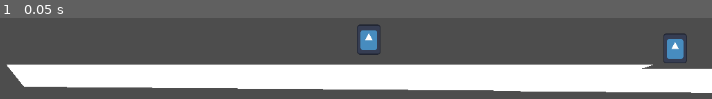
Above: before the commit, frame 1.
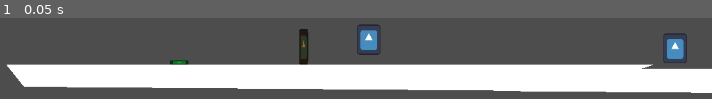
Above: after the commit, the same moment.

Repository: Yuanryan/Rune-Lengend
Game: Godot game, scene res://Scenes/Levels/level_2.tscn
The game is run twice, just before and just after one commit, with the same random seed, the same clock (stepped at 60 frames per second) and the same inputs. This scene is started directly instead of the project's main scene. The engine's default icon, where the game draws it, is replaced by a stand-in: a white triangle on a blue panel in a dark square.
Inputs:
- Up to frame 1 (0.05 s): no input

The runs differ from the first frame. In frame 1, 0.7% of the frame differs, in the area x 23-44%, y 13-59%.

Commit message:
Time door

Diff:
--- a/Scenes/LevelEdit/Objects/bullet.tscn
+++ b/Scenes/LevelEdit/Objects/bullet.tscn
@@ -11,6 +11,7 @@
 script = ExtResource("1_bullet")
 
 [node name="CollisionShape2D" type="CollisionShape2D" parent="."]
+visible = false
 shape = SubResource("RectangleShape2D_1")
 disabled = true
 
--- /dev/null
+++ b/Scenes/LevelEdit/Objects/button.tscn
@@ -0,0 +1,20 @@
+[gd_scene load_steps=4 format=3 uid="uid://bqxv8y7x8y7x8"]
+
+[ext_resource type="Script" uid="uid://iei0eyiunrfk" path="res://Scripts/Level/Objects/button.gd" id="1_0x8y7"]
+[ext_resource type="Texture2D" uid="uid://bqqm0qxmhq7yv" path="res://icon.svg" id="2_v32ik"]
+
+[sub_resource type="RectangleShape2D" id="RectangleShape2D_1x8y7"]
+size = Vector2(32, 8)
+
+[node name="Button" type="Area2D"]
+script = ExtResource("1_0x8y7")
+
+[node name="CollisionShape2D" type="CollisionShape2D" parent="."]
+position = Vector2(16, 4)
+shape = SubResource("RectangleShape2D_1x8y7")
+
+[node name="Sprite2D" type="Sprite2D" parent="."]
+modulate = Color(0.2, 0.8, 0.2, 1)
+position = Vector2(15.999998, 4)
+scale = Vector2(0.24999999, 0.0625)
+texture = ExtResource("2_v32ik")
--- /dev/null
+++ b/Scenes/LevelEdit/Objects/door.tscn
@@ -0,0 +1,34 @@
+[gd_scene load_steps=5 format=3 uid="uid://cnyimwluijpi3"]
+
+[ext_resource type="Script" uid="uid://bxr3gamy50kvl" path="res://Scripts/Level/Objects/door.gd" id="1_0x9y7"]
+[ext_resource type="Texture2D" uid="uid://bqqm0qxmhq7yv" path="res://icon.svg" id="2_0qngo"]
+[ext_resource type="PackedScene" uid="uid://bqxv8y7x8y7x8" path="res://Scenes/LevelEdit/Objects/button.tscn" id="2_0x9y7"]
+
+[sub_resource type="RectangleShape2D" id="RectangleShape2D_1x9y7"]
+size = Vector2(16, 64)
+
+[node name="Door" type="StaticBody2D"]
+collision_mask = 2
+script = ExtResource("1_0x9y7")
+open_duration = 2.0
+
+[node name="CollisionShape2D" type="CollisionShape2D" parent="."]
+unique_name_in_owner = true
+shape = SubResource("RectangleShape2D_1x9y7")
+
+[node name="Sprite2D" type="Sprite2D" parent="."]
+unique_name_in_owner = true
+modulate = Color(0.6, 0.4, 0.2, 1)
+position = Vector2(0, 9.536743e-07)
+scale = Vector2(0.12499999, 0.5)
+texture = ExtResource("2_0qngo")
+
+[node name="DoorTimer" type="Timer" parent="."]
+unique_name_in_owner = true
+wait_time = 3.0
+one_shot = true
+
+[node name="GameButton" parent="." instance=ExtResource("2_0x9y7")]
+unique_name_in_owner = true
+position = Vector2(0, 40)
+collision_mask = 2
--- /dev/null
+++ b/Scenes/LevelEdit/Tools/door_edit_tool.tscn
@@ -0,0 +1,6 @@
+[gd_scene load_steps=2 format=3 uid="uid://door_edit_tool"]
+
+[ext_resource type="Script" path="res://Scripts/Level/Tools/door_edit_tool.gd" id="1_door_edit"]
+
+[node name="DoorEditTool" type="Node2D"]
+script = ExtResource("1_door_edit")
--- a/Scenes/Levels/level_2.tscn
+++ b/Scenes/Levels/level_2.tscn
@@ -1,10 +1,11 @@
-[gd_scene load_steps=6 format=3 uid="uid://crejoacv1bekc"]
+[gd_scene load_steps=7 format=3 uid="uid://crejoacv1bekc"]
 
 [ext_resource type="Script" uid="uid://bfeqcf2b658ki" path="res://Scripts/Level/Objects/level.gd" id="1_oylv5"]
 [ext_resource type="Resource" uid="uid://ctd8etfsbs10v" path="res://Resources/Levels/level_2.tres" id="2_ovj6s"]
 [ext_resource type="PackedScene" uid="uid://cplrsetwf82ks" path="res://Scenes/LevelEdit/Tools/land_edit_tool.tscn" id="2_w2ac1"]
 [ext_resource type="PackedScene" uid="uid://bn81qjmigxgbl" path="res://Scenes/LevelEdit/Objects/land.tscn" id="3_ovj6s"]
 [ext_resource type="PackedScene" uid="uid://ctp1234l38t1a" path="res://Scenes/LevelEdit/Objects/checkpoint.tscn" id="3_w2ac1"]
+[ext_resource type="PackedScene" uid="uid://cnyimwluijpi3" path="res://Scenes/LevelEdit/Objects/door.tscn" id="6_8qsmg"]
 
 [node name="Level2" type="Node2D"]
 script = ExtResource("1_oylv5")
@@ -56,5 +57,12 @@
 position = Vector2(112, -608)
 polygon = PackedVector2Array(0, 256, 32, 296, 295.3371, 298.14087, 1016, 304, 1168, 256)
 
+[node name="Door" parent="." instance=ExtResource("6_8qsmg")]
+position = Vector2(376, 264)
+
+[node name="GameButton" parent="Door" index="3"]
+position = Vector2(-240, 24)
+
 [editable path="Land"]
 [editable path="Land2"]
+[editable path="Door"]
--- /dev/null
+++ b/Scripts/Level/Objects/button.gd
@@ -0,0 +1,62 @@
+# Button.gd
+# 按鈕類別，當玩家踩到時會觸發信號
+extends Area2D
+class_name GameButton
+
+signal button_pressed
+signal button_released
+
+@export var button_id: int = 0
+@export var auto_reset: bool = true
+@export var reset_delay: float = 0.1
+
+var is_pressed: bool = false
+var player_on_button: bool = false
+
+func _ready() -> void:
+    add_to_group("buttons")
+    body_entered.connect(_on_body_entered)
+    body_exited.connect(_on_body_exited)
+
+func _on_body_entered(body: Node) -> void:
+    if body is Player:
+        player_on_button = true
+        if not is_pressed:
+            press_button()
+
+func _on_body_exited(body: Node) -> void:
+    if body is Player:
+        player_on_button = false
+        if auto_reset and is_pressed:
+            # 延遲釋放按鈕
+            await get_tree().create_timer(reset_delay).timeout
+            if not player_on_button:  # 確保玩家沒有重新踩到按鈕
+                release_button()
+
+func press_button() -> void:
+    if is_pressed:
+        return
+
+    is_pressed = true
+    print("按鈕被按下: ", button_id)
+    button_pressed.emit()
+
+func release_button() -> void:
+    if not is_pressed:
+        return
+
+    is_pressed = false
+    print("按鈕被釋放: ", button_id)
+    button_released.emit()
+
+func get_button_state() -> bool:
+    """獲取按鈕當前狀態"""
+    return is_pressed
+
+func force_press() -> void:
+    """強制按下按鈕"""
+    press_button()
+
+func force_release() -> void:
+    """強制釋放按鈕"""
+    release_button()
--- /dev/null
+++ b/Scripts/Level/Objects/door.gd
@@ -0,0 +1,131 @@
+@tool
+# Door.gd
+# 門類別，可以通過按鈕控制開關
+extends StaticBody2D
+class_name Door
+
+signal door_opened
+signal door_closed
+
+@export var door_id: int = 0
+@export var open_duration: float = 3.0  # 門開啟持續時間
+@export var open_height: float = 64.0  # 門開啟的高度
+@export var animation_speed: float = 2.0  # 開關動畫速度
+
+var is_open: bool = false
+var is_opening: bool = false
+var is_closing: bool = false
+@onready var button: GameButton = %GameButton
+@onready var timer: Timer = %DoorTimer
+@onready var door_sprite: Sprite2D = %Sprite2D
+@onready var door_collision: CollisionShape2D = %CollisionShape2D
+
+func _ready() -> void:
+    if Engine.is_editor_hint():
+        get_parent().set_editable_instance(self, true)
+    else:
+        add_to_group("doors")
+
+        # 連接按鈕信號
+        if button:
+            button.button_pressed.connect(_on_button_pressed)
+            button.button_released.connect(_on_button_released)
+        else:
+            push_error("門 ", door_id, " 沒有找到按鈕子節點")
+
+        # 設置計時器等待時間並連接信號
+        timer.wait_time = open_duration
+        timer.timeout.connect(_on_timer_timeout)
+
+func _on_button_pressed() -> void:
+    """當按鈕被按下時"""
+    if not is_open and not is_opening:
+        open_door()
+
+func _on_button_released() -> void:
+    """當按鈕被釋放時"""
+    # 如果門是開著的或正在開啟，立即開始計時關閉
+    if (is_open or is_opening) and not is_closing:
+        start_close_timer()
+
+func open_door() -> void:
+    """開啟門"""
+    if is_opening or is_open:
+        return
+
+    is_opening = true
+
+    # 停止關閉計時器
+    if timer.is_stopped() == false:
+        timer.stop()
+
+    # 播放開啟動畫
+    var tween = create_tween()
+    tween.parallel().tween_property(door_sprite, "position", door_sprite.position + Vector2(0, -open_height), 1.0 / animation_speed)
+    tween.parallel().tween_property(door_collision, "position", door_collision.position + Vector2(0, -open_height), 1.0 / animation_speed)
+    tween.tween_callback(_on_door_opened)
+
+func _on_door_opened() -> void:
+    """門開啟完成"""
+    is_opening = false
+    is_open = true
+    door_opened.emit()
+
+func start_close_timer() -> void:
+    """開始關閉計時器"""
+    if timer.is_stopped():
+        timer.start()
+
+func _on_timer_timeout() -> void:
+    """計時器超時，關閉門"""
+    if is_open and not is_closing:
+        close_door()
+
+func close_door() -> void:
+    """關閉門"""
+    if is_closing or not is_open:
+        return
+
+    is_closing = true
+
+    # 播放關閉動畫
+    var tween = create_tween()
+    tween.parallel().tween_property(door_sprite, "position", door_sprite.position + Vector2(0, open_height), 1.0 / animation_speed)
+    tween.parallel().tween_property(door_collision, "position", door_collision.position + Vector2(0, open_height), 1.0 / animation_speed)
+    tween.tween_callback(_on_door_closed)
+
+func _on_door_closed() -> void:
+    """門關閉完成"""
+    is_closing = false
+    is_open = false
+    door_closed.emit()
+
+func get_door_state() -> bool:
+    """獲取門的當前狀態"""
+    return is_open
+
+func force_open() -> void:
+    """強制開啟門"""
+    if not is_open:
+        door_sprite.position += Vector2(0, -open_height)
+        door_collision.position += Vector2(0, -open_height)
+        is_open = true
+        door_opened.emit()
+
+func force_close() -> void:
+    """強制關閉門"""
+    if is_open:
+        door_sprite.position += Vector2(0, open_height)
+        door_collision.position += Vector2(0, open_height)
+        is_open = false
+        door_closed.emit()
+
+func set_open_duration(duration: float) -> void:
+    """設置門開啟持續時間"""
+    open_duration = duration
+    if timer:
+        timer.wait_time = duration
+
+func set_open_height(height: float) -> void:
+    """設置門開啟高度"""
+    open_height = height
--- a/Scripts/UI/InGame/card_queue.gd
+++ b/Scripts/UI/InGame/card_queue.gd
@@ -91,6 +91,10 @@
 func _drop_data(at_position: Vector2, data: Variant) -> void:
     _hide_preview_indicator()
     _is_dragging_over = false
+
+    # 如果隊列被鎖定，不允許拖放
+    if _is_locked:
+        return
 
     var card: CardTile = data["card"]
     if not card:
--- a/Scripts/UI/InGame/in_game_ui.gd
+++ b/Scripts/UI/InGame/in_game_ui.gd
@@ -66,7 +66,8 @@
     print("InGameUI: 遊戲內狀態變更為 ", new_state)
 
     # 根據狀態執行相應的處理
-    if new_state != GameManager.InGameState.EXECUTING or new_state != GameManager.InGameState.PAUSED:
+    # 當狀態不是執行中且不是暫停時，解鎖佇列允許修改
+    if new_state != GameManager.InGameState.EXECUTING and new_state != GameManager.InGameState.PAUSED:
         if action_queue:
             action_queue.unlock_queue()
     _update_ui()
--- a/project.godot
+++ b/project.godot
@@ -49,6 +49,7 @@
 2d_physics/layer_1="Map"
 2d_physics/layer_2="Player"
 2d_physics/layer_3="Damage"
+2d_physics/layer_4="Objects"
 
 [rendering]
 
Not shown, added: Scripts/Level/Objects/button.gd.uid
Not shown, added: Scripts/Level/Objects/door.gd.uid
